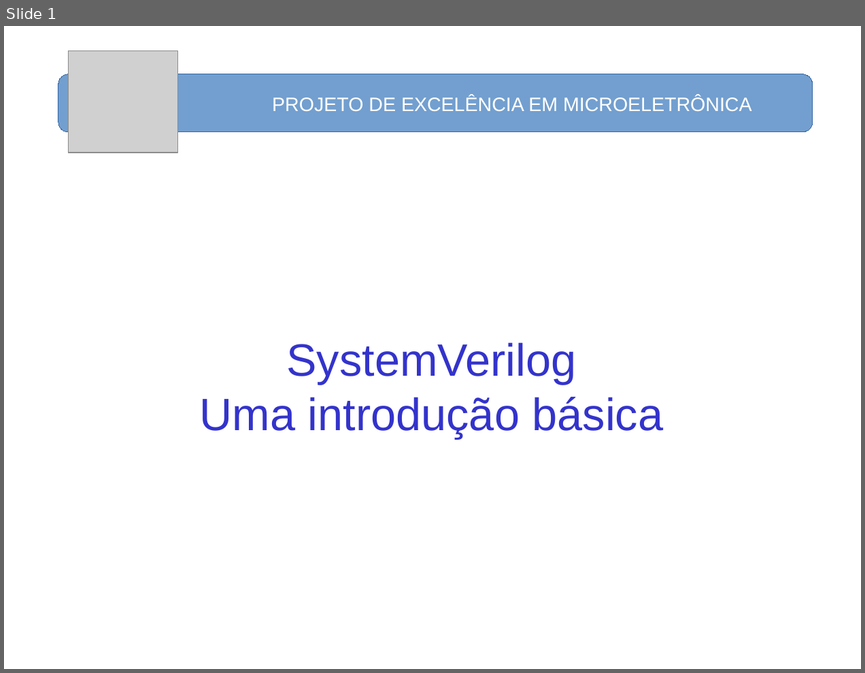
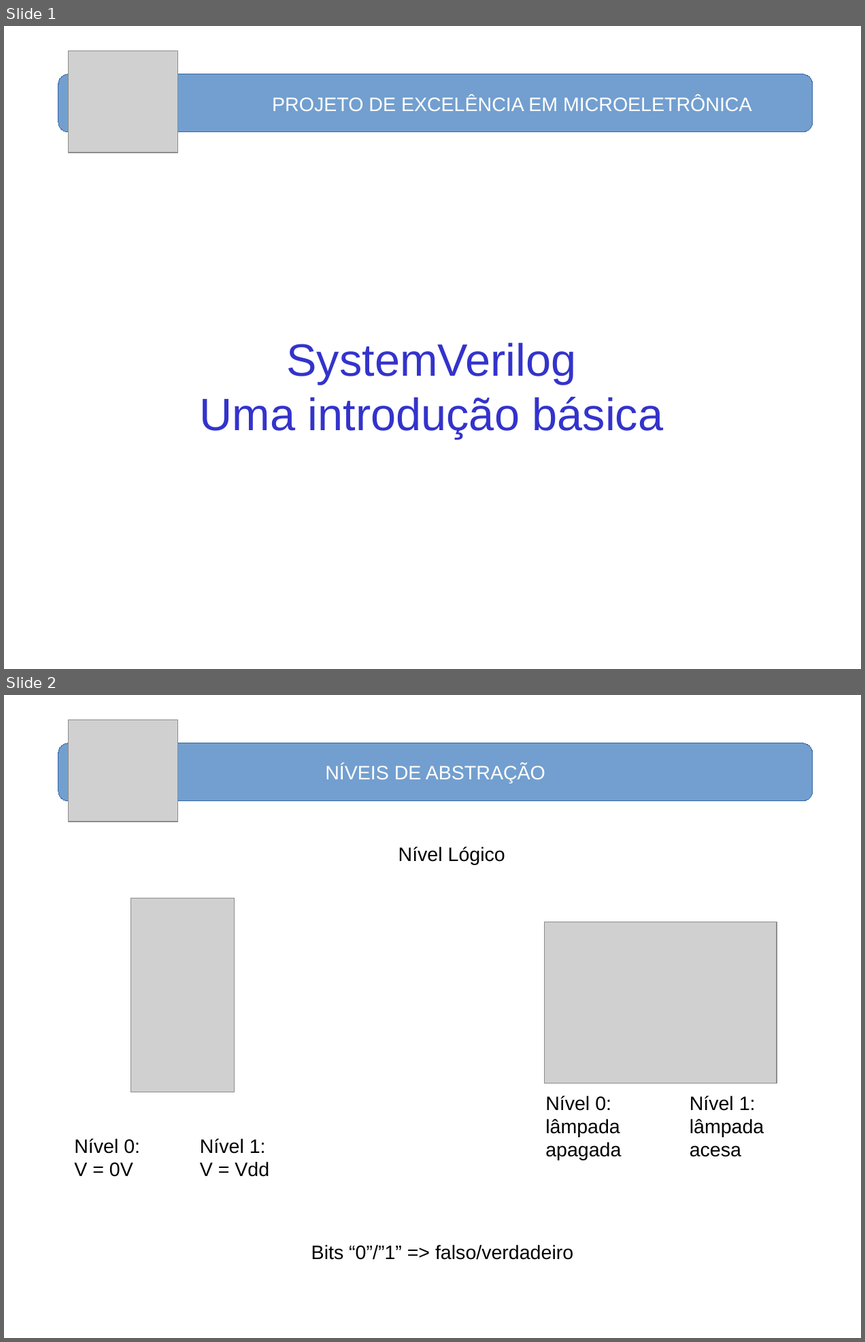
Before and after one commit to nelsoncsc/basicSV, a slide deck: docs/basicSV.odp. Shown one above the other, each under a label of ours: slide 1 before the commit, slides 1 and 2 after it. The pictures are 865x673 and 865x1342 pixels, drawn with LibreOffice and Linux fonts; fonts in the diff are those of the drawing; grey boxes stand for pictures. Boxes give left, top, right and bottom in pixels: in the first picture for what was removed or moved away, otherwise in the second. Text is boxed around its words. In the diff, an @@ line names an element or a change of style, - is before the commit and + after.

```diff
--- a/docs/basicSV.odp
+++ b/docs/basicSV.odp
@@ slide 2 added at (4,695,861,1338), background #FFFFFF @@
@@ picture added at (68,720,177,821) @@
@@ rounded rectangle added at (58,743,813,800), fill #729FCF, outline #3465A4 0 pt, 18 pt, text #FFFFFF @@
+NÍVEIS DE ABSTRAÇÃO
@@ text added at (398,847,505,865), 18 pt, text #000000 @@
+Nível Lógico
@@ picture added at (130,898,234,1091) @@
@@ rounded rectangle added at (51,906,813,1202), outline #FFFFFF 0 pt @@
@@ picture added at (545,922,777,1083) @@
@@ text added at (545,1096,621,1160), 18 pt, text #000000 @@
+Nível 0: lâmpada
+apagada
@@ text added at (689,1096,764,1157), 18 pt, text #000000 @@
+Nível 1: lâmpada
+acesa
@@ text added at (74,1138,140,1176), 18 pt, text #000000 @@
+Nível 0:
+V = 0V
@@ text added at (200,1138,269,1176), 18 pt, text #000000 @@
+Nível 1:
+V = Vdd
@@ text added at (311,1244,573,1259), 18 pt, text #000000 @@
+Bits “0”/”1” => falso/verdadeiro
```
Also in this commit, not shown: 1 slide changed, 20 other slides added.
